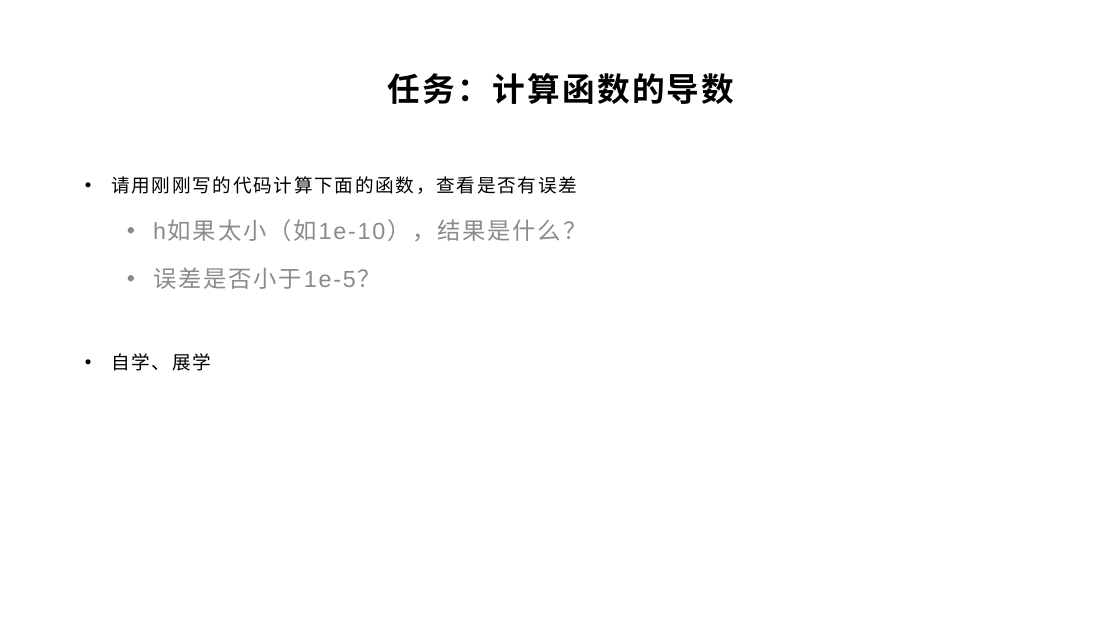
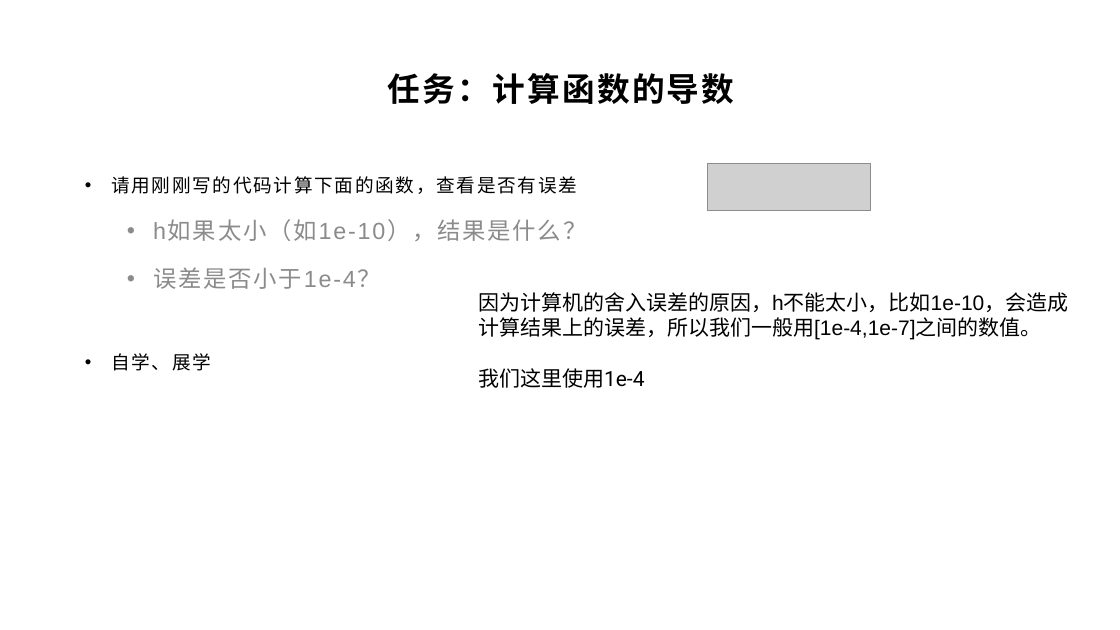
Before and after one commit to yyc-git/DeepLearningEdu, a slide deck: slide 9 of lessons/4_gradient_check/ppt/全连接层的梯度检查.pptx. Drawn at 1120x630 pixels with LibreOffice and Linux fonts; fonts in the diff are those of the drawing; grey boxes stand for pictures; background and template pictures are left out. Boxes give left, top, right and bottom in pixels: in the first picture for what was removed or moved away, otherwise in the second. Text is boxed around its words. In the diff, an @@ line names an element or a change of style, - is before the commit and + after.

```diff
--- a/lessons/4_gradient_check/ppt/全连接层的梯度检查.pptx
+++ b/lessons/4_gradient_check/ppt/全连接层的梯度检查.pptx
@@ picture added at bbox=[707, 164, 870, 211] @@
@@ text at bbox=[153, 267, 381, 289]: text changed @@
-  • 误差是否小于1e-5？
+  • 误差是否小于1e-4？
@@ text added at bbox=[478, 292, 1068, 388], 18 pt, text #000000 @@
+因为计算机的舍入误差的原因，h不能太小，比如1e-10，会造成计算结果上的误差，所以我们一般用[1e-4,1e-7]之间的数值。
+我们这里使用1e-4
```
Also in this commit, not shown: 5 other slides changed, 4 slides added, 1 slide removed, 1 other file.
